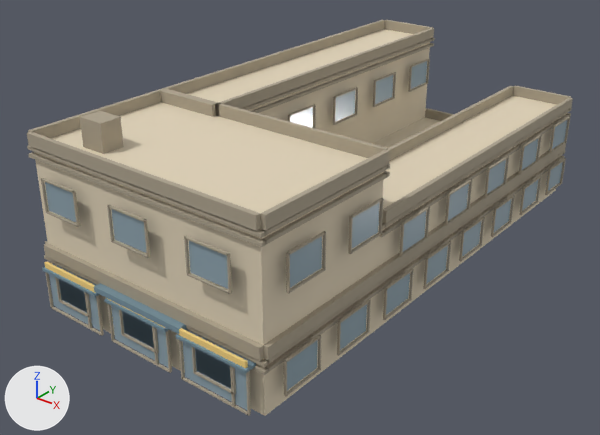
The glTF model public/buildings/commercial_2x4_court.glb: old version first, new version second.
Before and after are seen from a camera (50 mm lens) standing at (33.5, -21.3, 23.3) and looking at (6.3, 12.6, 2.2). The axes (+X, +Y, +Z) are drawn at lower left. The lights are the same throughout. The picture after the commit comes second. Vertices at exactly the same position are counted once.

Objects in the first picture: 'commercial_2x4_court_0'.
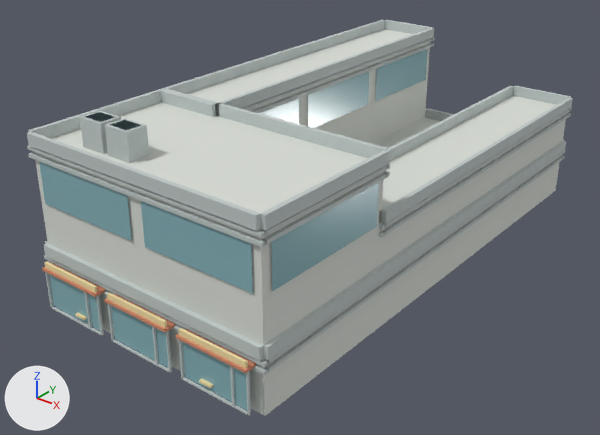
Patch to the scene script:
```diff
--- a/public/buildings/commercial_2x4_court.glb.py
+++ b/public/buildings/commercial_2x4_court.glb.py
@@ mat_commercial_2x4_court_wall @@
 mat_commercial_2x4_court_wall = principled_material('commercial_2x4_court_wall')
-mat_commercial_2x4_court_wall.base_color = (0.76, 0.66, 0.49)  # beige #e2d4ba
+mat_commercial_2x4_court_wall.base_color = (0.7, 0.73, 0.68)  # light grey #daded7
 mat_commercial_2x4_court_wall.roughness = 0.85
@@ mat_commercial_2x4_court_trim @@
 mat_commercial_2x4_court_trim = principled_material('commercial_2x4_court_trim')
-mat_commercial_2x4_court_trim.base_color = (0.418, 0.363, 0.27)  # beige #ada28e
+mat_commercial_2x4_court_trim.base_color = (0.53, 0.59, 0.58)  # light grey #c0cac8
 mat_commercial_2x4_court_trim.roughness = 0.85
@@ mat_commercial_2x4_court_sign @@
 mat_commercial_2x4_court_sign = principled_material('commercial_2x4_court_sign')
-mat_commercial_2x4_court_sign.base_color = (0.92, 0.66, 0.22)  # yellow #f6d481
+mat_commercial_2x4_court_sign.base_color = (0.87, 0.72, 0.38)  # beige #f0dda6
 mat_commercial_2x4_court_sign.roughness = 0.85
@@ mat_commercial_2x4_court_awning @@
 mat_commercial_2x4_court_awning = principled_material('commercial_2x4_court_awning')
-mat_commercial_2x4_court_awning.base_color = (0.18, 0.28, 0.34)  # greyish blue #76909e
+mat_commercial_2x4_court_awning.base_color = (0.66, 0.26, 0.15)  # beige #d48b6c
 mat_commercial_2x4_court_awning.roughness = 0.85
@@ me_commercial_2x4_court_0 @@
 # used by ob_commercial_2x4_court_0; location = (0.0, 0.0, 0.0)
-me_commercial_2x4_court_0.from_pydata(...)  # 2798 vertices, 4296 faces; spans x -0.6..15.1, y -0.8..31.1, z 0.0..10.5
+me_commercial_2x4_court_0.from_pydata(...)  # 684 vertices, 1064 faces; spans x -0.2..14.8, y -0.8..30.8, z 0.0..10.5
+# me_commercial_2x4_court_0 part 1: a new loose piece, a box spanning x 0.0..14.5, y -0.1..0.0, z 8.25..8.38, in mat_commercial_2x4_court_trim (light grey #c0cac8)
+# me_commercial_2x4_court_0 part 2: a new loose piece, a box spanning x 4.0..5.5, y 1.3..2.5, z 9.0..10.5, in mat_commercial_2x4_court_trim (light grey #c0cac8)
+# me_commercial_2x4_court_0 part 3: a new loose piece, a box spanning x 2.55..3.25, y -0.68..-0.1, z 0.65..0.76, in mat_commercial_2x4_court_sign (beige #f0dda6)
+# me_commercial_2x4_court_0 part 4: a new loose piece, a box spanning x 11.25..11.95, y -0.68..-0.1, z 0.65..0.76, in mat_commercial_2x4_court_sign (beige #f0dda6)
+# me_commercial_2x4_court_0 part 5: 281 loose pieces with 2248 vertices, spanning x -0.6..15.1, y -0.6..31.1, z 0.9..7.7, are deleted
+# me_commercial_2x4_court_0 part 6
+# 50 vertices are added at x -0.1..14.6, y -0.1..30.6, z 6.0..10.5
+# 28 new vertices lie (0.0, 0.0, 2.2) away from vertices in x -0.1..14.6, y -0.1..30.6, z 6.0
+# 24 new faces join them, mat_commercial_2x4_court_trim (light grey #c0cac8)
+# 32 new faces join them, mat_commercial_2x4_court_glass (cyan #86b3ba)
+# other edits to the shape of me_commercial_2x4_court_0 do not show in these pictures
 me_commercial_2x4_court_0.materials.append(mat_commercial_2x4_court_wall)
```

Boxes [x1, y1, x2, y2] around the edits, measured in the pictures (600 x 435 px):
'commercial_2x4_court_0', recoloured, reshaped (beige to light grey): [27, 20, 573, 416] in both
part 1 of me_commercial_2x4_court_0, added: after [34, 159, 260, 247]
part 2 of me_commercial_2x4_court_0, added: after [105, 118, 149, 163]
part 3 of me_commercial_2x4_court_0, added: after [75, 313, 87, 320]
part 4 of me_commercial_2x4_court_0, added: after [199, 379, 213, 388]
part 5 of me_commercial_2x4_court_0, deleted: before [41, 59, 570, 396]
part 6 of me_commercial_2x4_court_0, added: after [39, 49, 428, 293]
